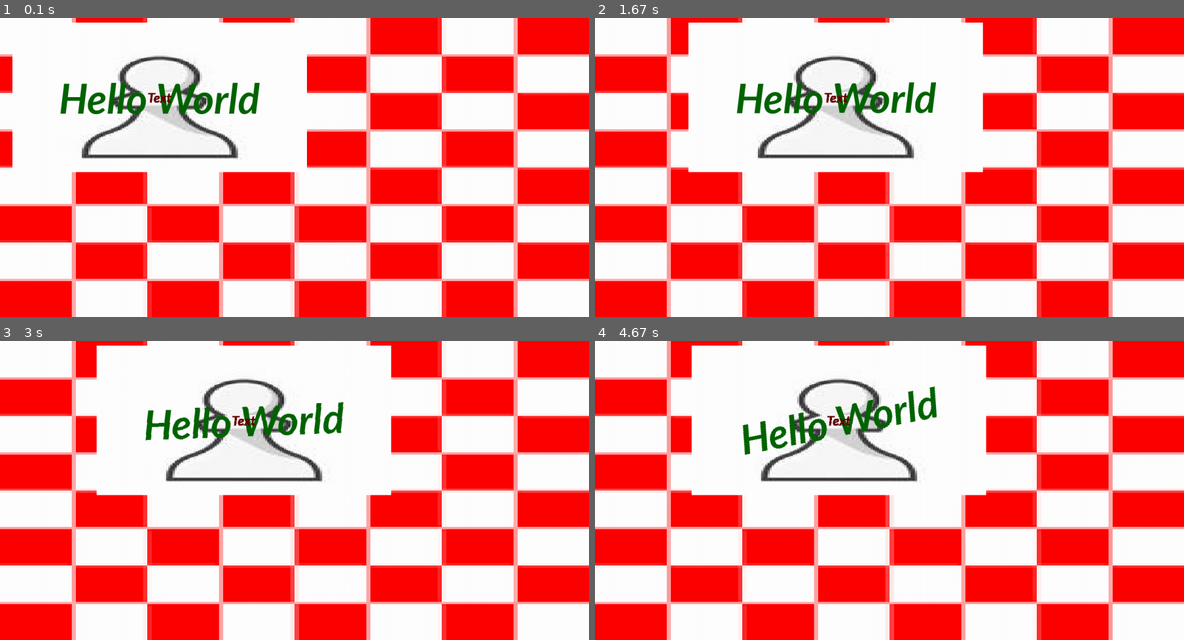
Above: before the commit, frames 1-4 (two rows, left to right).
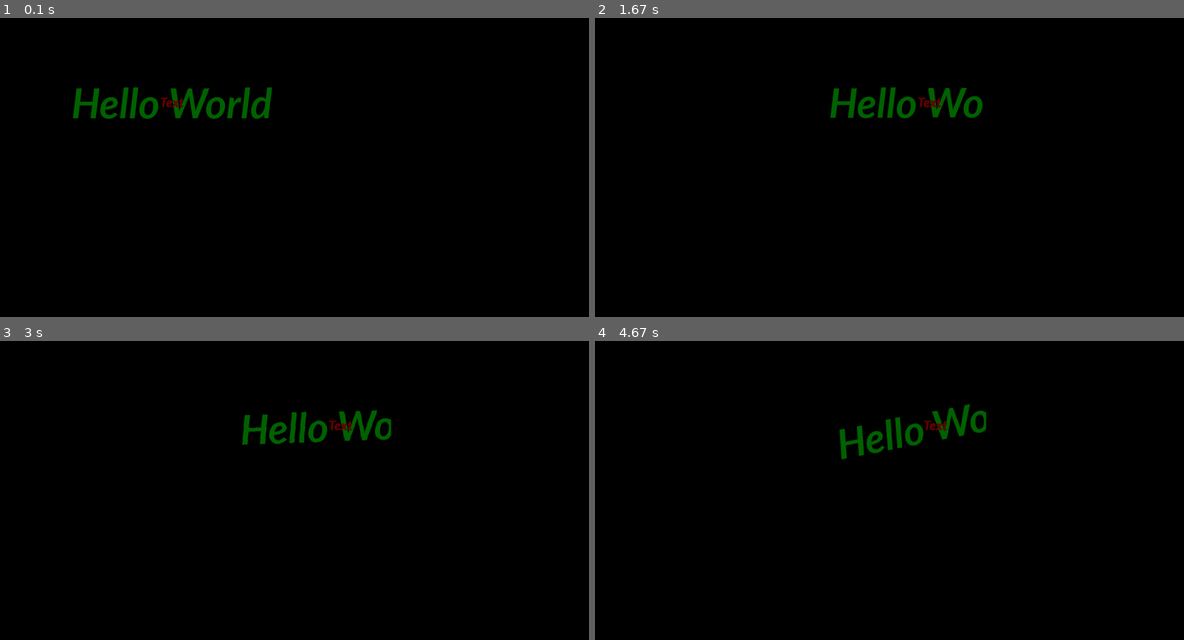
Above: after the commit, the same moments.

Repository: FizzyKing6002/App-Game-Designer-using-Pygame
Game: pygame game, started from projectEditor.py
Same seed, same stepped clock (60 frames per second), same inputs: the game is played once before the commit and once after it.
Inputs (mouse positions are in pixels of both pictures, inside the frame that each line leads up to):
- Up to frame 1 (0.1 s): no input
- Up to frame 2 (1.67 s): click (889, 167) at 0.38 s; click (748, 170) at 0.72 s; click (706, 236) at 1.05 s; click (736, 56) at 1.38 s
- Up to frame 3 (3 s): no input
- Up to frame 4 (4.67 s): no input

The runs differ from the first frame. In frame 1, 100% of the frame differs, in the area x 0-100%, y 0-100%; in frame 2, 100%; in frame 3, 100%; in frame 4, 100%.

Commit message:
Object Visibility outside Container Progress
Code has been added to allow the user the option of whether they want objects to be visible outside of the container bounding box that they are in.
Bugged, screen goes black and only text shows.

Diff:
--- a/EditorScripts/ObjectScripts/Example_Object.py
+++ b/EditorScripts/ObjectScripts/Example_Object.py
@@ -13,6 +13,7 @@
         self.active = True
         self.update_priority = 0
 
+        self.objects_visible_outside_container = False
         self.img_dir = "EditorTextures/example_image.png"
         self.activation_keys = {}
 
--- a/EditorScripts/ObjectScripts/Example_Object2.py
+++ b/EditorScripts/ObjectScripts/Example_Object2.py
@@ -13,6 +13,7 @@
         self.active = True
         self.update_priority = 0
 
+        self.objects_visible_outside_container = False
         self.img_dir = "EditorTextures/pawn.png"
         self.activation_keys = {
             "SPACE" : True,
--- a/EditorScripts/ObjectScripts/Example_Object3.py
+++ b/EditorScripts/ObjectScripts/Example_Object3.py
@@ -13,6 +13,7 @@
         self.active = True
         self.update_priority = 2
 
+        self.objects_visible_outside_container = False
         self.img_dir = None
         self.activation_keys = {}
 
--- a/EditorScripts/ObjectScripts/Example_Object4.py
+++ b/EditorScripts/ObjectScripts/Example_Object4.py
@@ -13,6 +13,7 @@
         self.active = False
         self.update_priority = 1
 
+        self.objects_visible_outside_container = False
         self.img_dir = "EditorTextures/palms.png"
         self.activation_keys = {}
 
--- a/EditorScripts/ObjectScripts/Example_Object5.py
+++ b/EditorScripts/ObjectScripts/Example_Object5.py
@@ -13,6 +13,7 @@
         self.active = True
         self.update_priority = 1
 
+        self.objects_visible_outside_container = False
         self.img_dir = None
         self.activation_keys = {}
 
--- a/ImportCode/objects.py
+++ b/ImportCode/objects.py
@@ -128,10 +128,20 @@
                      mouse_pos, mouse_state, key_state, global_scripts):
         self.reorder_objects()
 
-        for obj in self.objects:
-            obj(window, time,
-                self.pos, self.size, self.rot, self.opa,
-                mouse_pos, mouse_state, key_state, global_scripts)
+        if self.objects_visible_outside_container:
+            for obj in self.objects:
+                obj(window, time,
+                    self.pos, self.size, self.rot, self.opa,
+                    mouse_pos, mouse_state, key_state, global_scripts)
+
+        else:
+            surface = pygame.Surface(self.size).convert()
+            for obj in self.objects:
+                obj(surface, time,
+                    self.pos, self.size, self.rot, self.opa,
+                    mouse_pos, mouse_state, key_state, global_scripts)
+
+            draw_surface(self, window, surface)
 
     def reorder_objects(self):
         sorted_list = []
